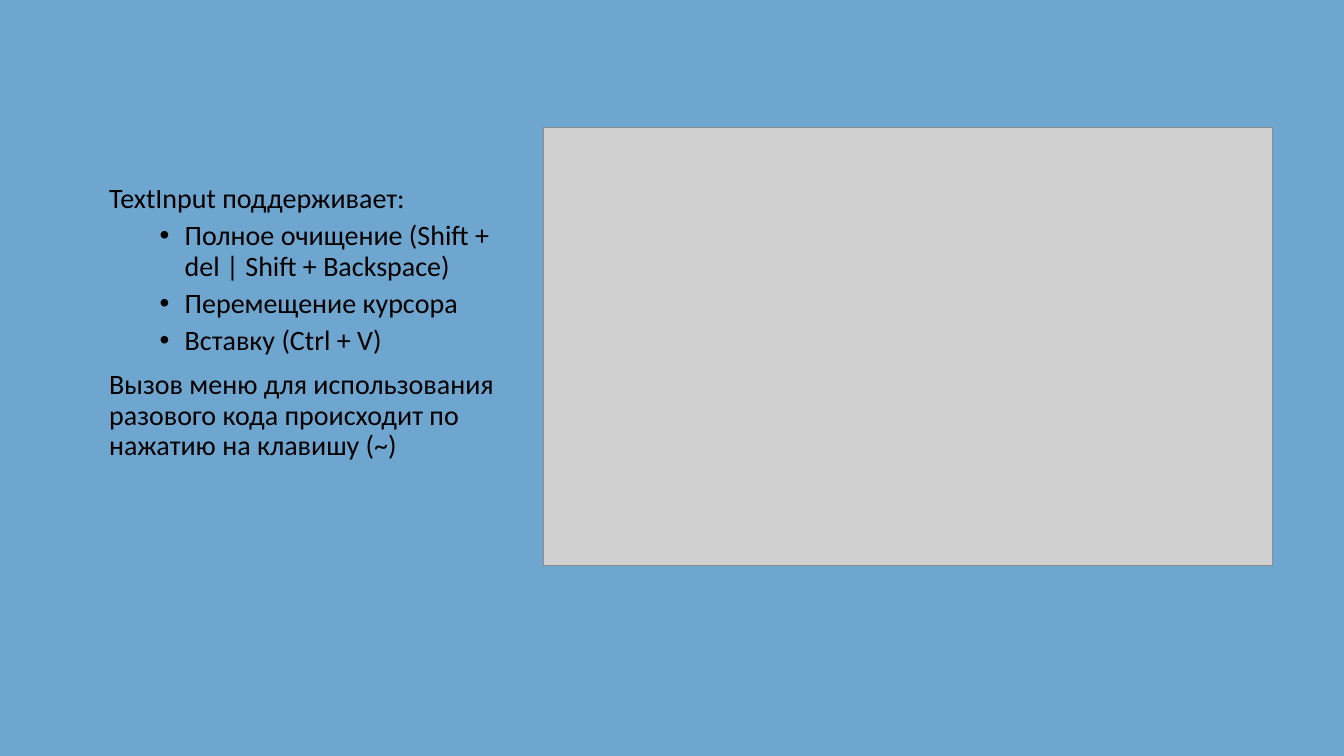
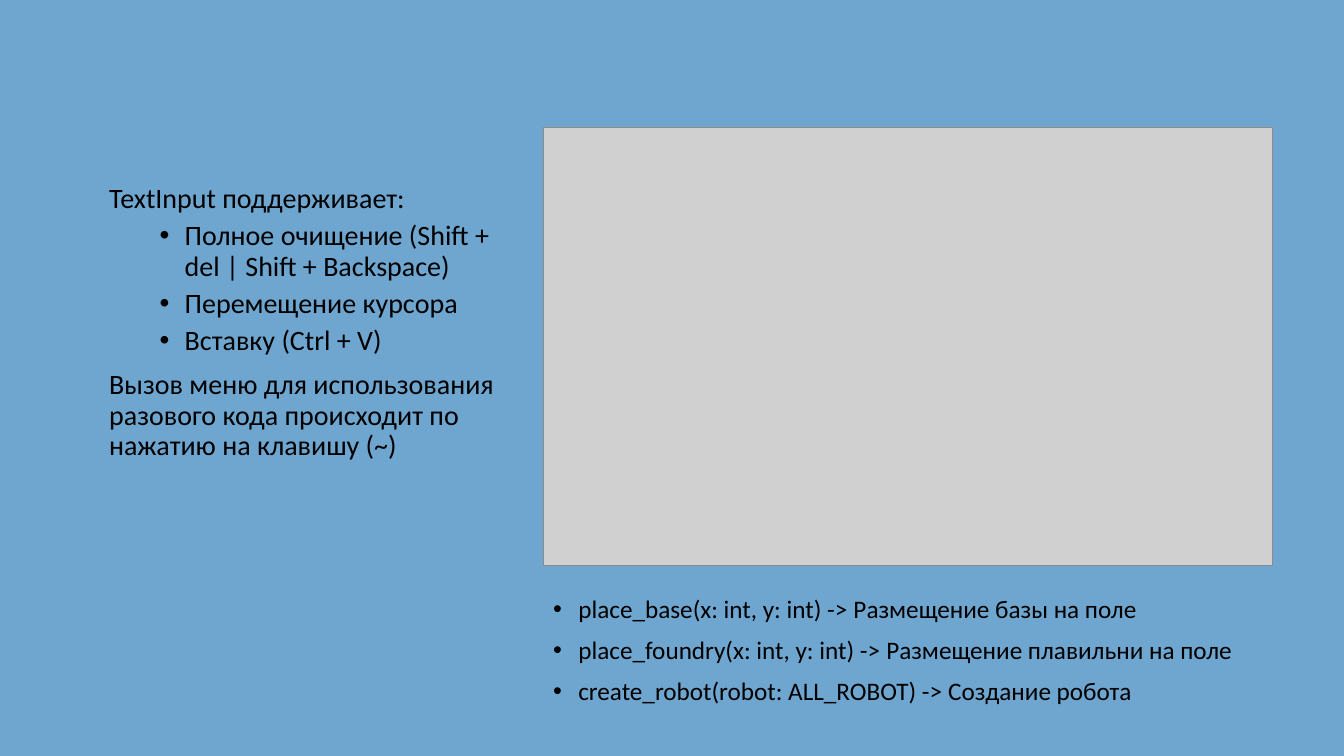
Before and after one commit to MR-Geri/ErrorAndAnotherError, a slide deck: slide 3 of prezentatsia.pptx (slide 4 before the commit). Drawn at 1344x756 pixels with LibreOffice and Linux fonts; fonts in the diff are those of the drawing; grey boxes stand for pictures. Boxes give left, top, right and bottom in pixels: in the first picture for what was removed or moved away, otherwise in the second. Text is boxed around its words. In the diff, an @@ line names an element or a change of style, - is before the commit and + after.

```diff
--- a/prezentatsia.pptx
+++ b/prezentatsia.pptx
@@ text added at (578,600,1231,704), 18 pt, text #000000 @@
+• place_base(x: int, y: int) -> Размещение базы на поле
+• place_foundry(x: int, y: int) -> Размещение плавильни на поле
+• create_robot(robot: ALL_ROBOT) -> Создание робота
```
Also in this commit, not shown: 1 other slide changed, 2 slides added, 1 slide removed, 1 other file.
